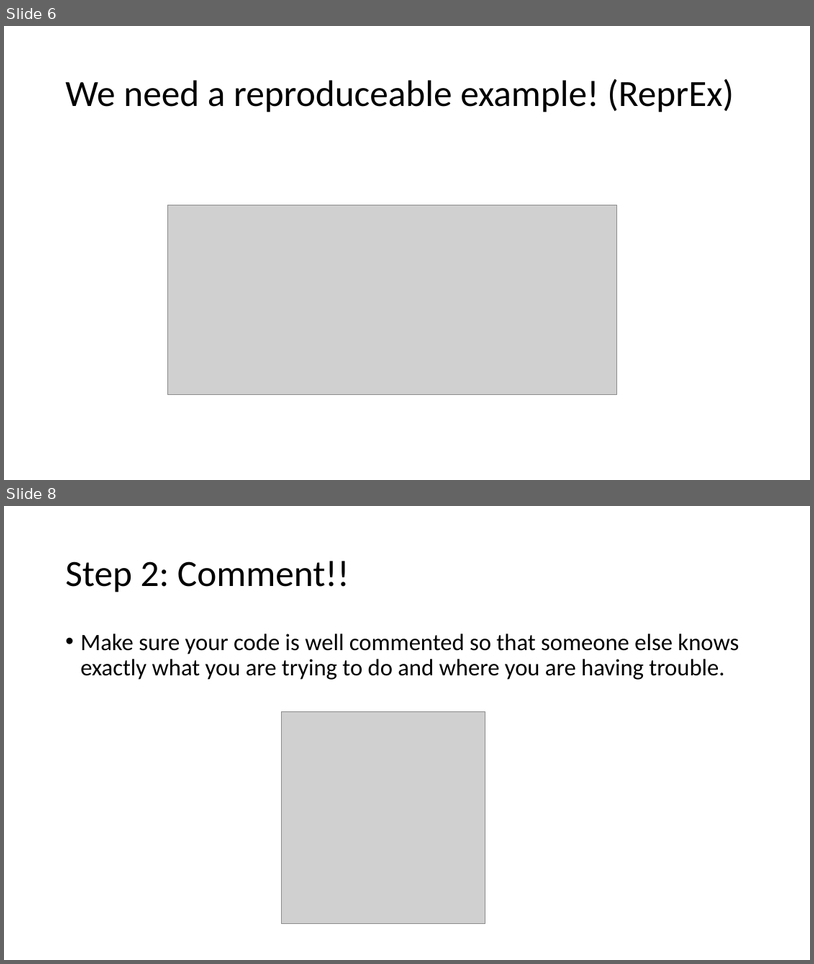
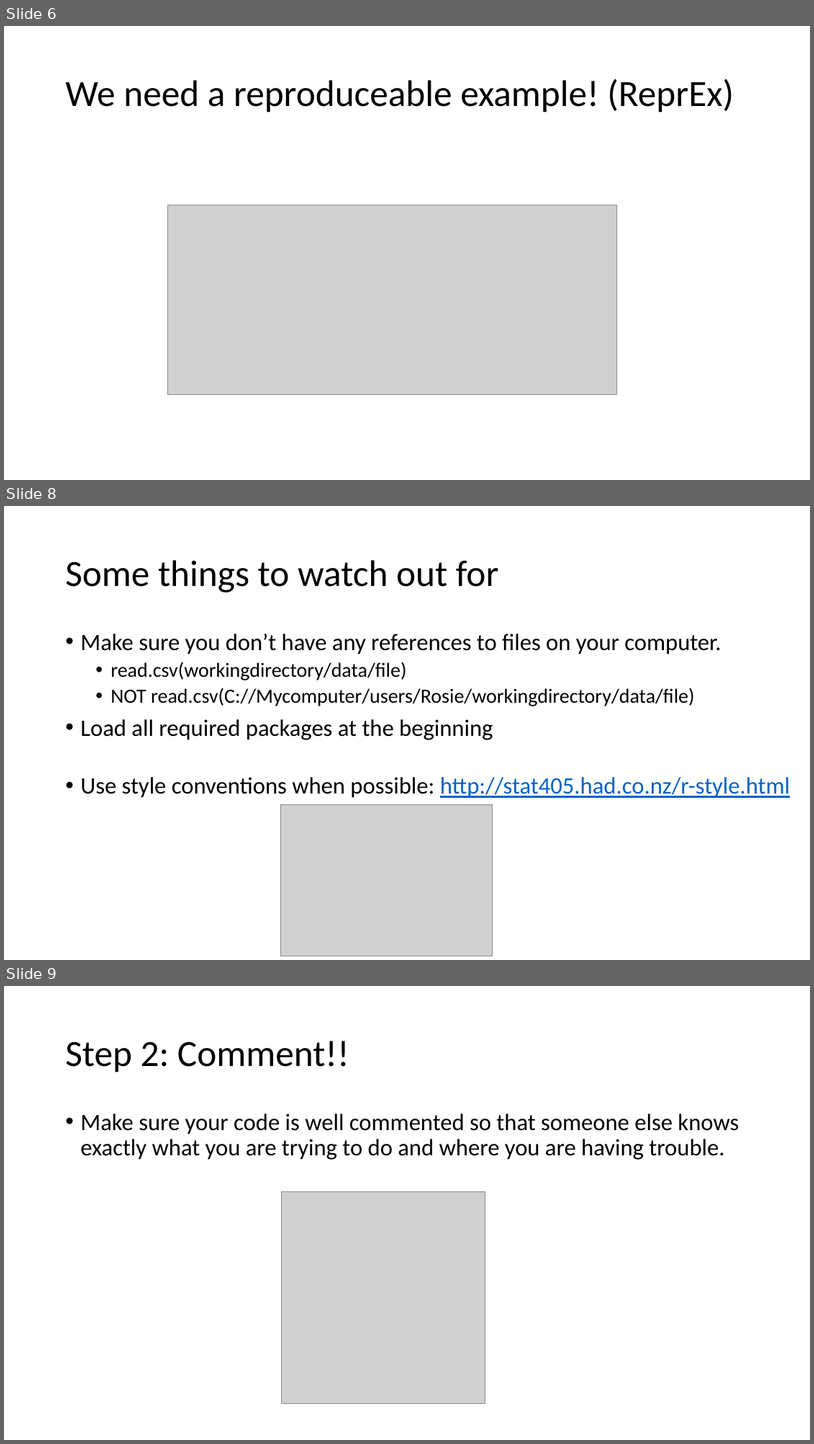
Before and after one commit to InteragencyEcologicalProgram/DataScience, a slide deck: 2020.05.21/The Art of the ReprEx.pptx. Shown one above the other, each under a label of ours: slides 6 and 8 before the commit, slides 6, 8 and 9 after it; the slides between them are not shown. The pictures are 814x964 and 814x1444 pixels, drawn with LibreOffice and Linux fonts; fonts in the diff are those of the drawing; grey boxes stand for pictures. Boxes give left, top, right and bottom in pixels: in the first picture for what was removed or moved away, otherwise in the second. Text is boxed around its words. In the diff, an @@ line names an element or a change of style, - is before the commit and + after.

```diff
--- a/2020.05.21/The Art of the ReprEx.pptx
+++ b/2020.05.21/The Art of the ReprEx.pptx
@@ slide 8 added at <box>4,506,810,960</box>, background #FFFFFF @@
@@ title added at <box>65,560,499,592</box>, 44 pt, text #000000 @@
+Some things to watch out for
@@ text added at <box>80,633,721,740</box>, 24 pt, text #000000 @@
+• Make sure you don’t have any references to files on your computer.
+  • read.csv(workingdirectory/data/file)
+  • NOT read.csv(C://Mycomputer/users/Rosie/workingdirectory/data/file)
+• Load all required packages at the beginning
@@ text added at <box>80,777,790,798</box>, 28 pt, text #0563C1, underline @@
+• Use style conventions when possible: http://stat405.had.co.nz/r-style.html
@@ picture added at <box>280,805,493,956</box> @@
@@ what was slide 8 is now slide 9 @@
```
Also in this commit, not shown: 3 slides changed, 1 other file.
